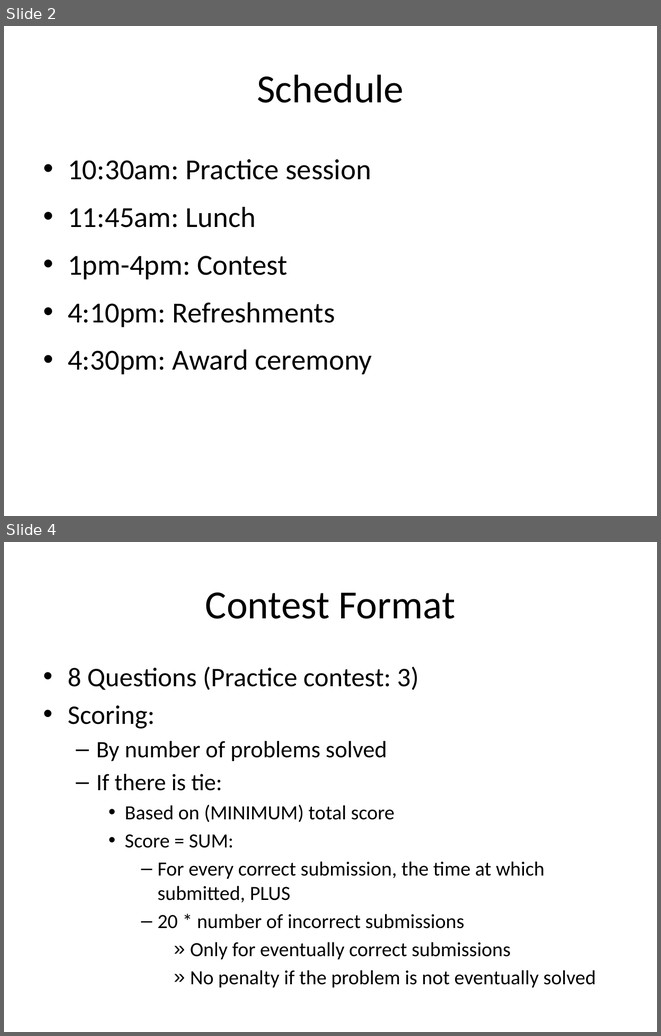
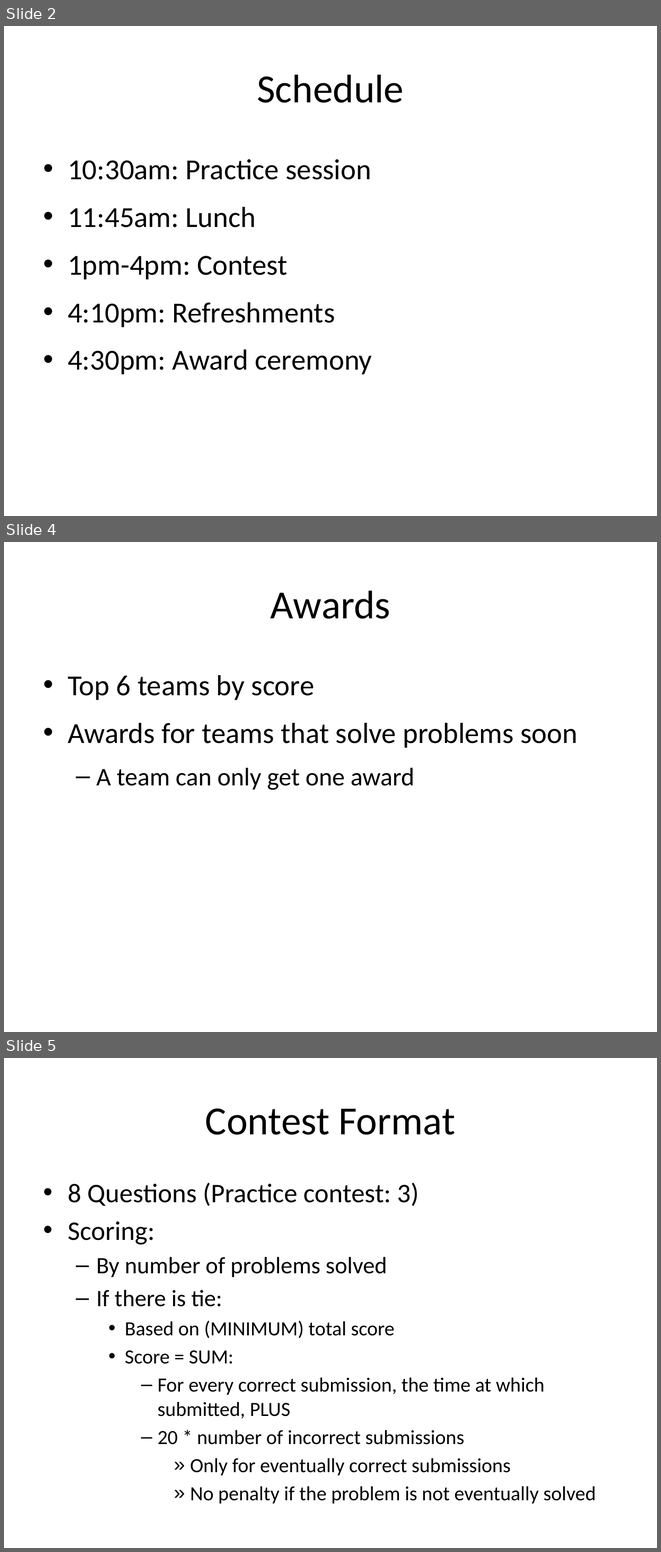
Before and after one commit to JohnDickerson/umd_hspc2019, a slide deck: docs/2019-introduction.pptx. Shown one above the other, each under a label of ours: slides 2 and 4 before the commit, slides 2, 4 and 5 after it; the slides between them are not shown. The pictures are 661x1036 and 661x1552 pixels, drawn with LibreOffice and Linux fonts; fonts in the diff are those of the drawing. Boxes give left, top, right and bottom in pixels: in the first picture for what was removed or moved away, otherwise in the second. Text is boxed around its words. In the diff, an @@ line names an element or a change of style, - is before the commit and + after.

```diff
--- a/docs/2019-introduction.pptx
+++ b/docs/2019-introduction.pptx
@@ slide 4 added at [4, 542, 657, 1032], background #FFFFFF @@
@@ title added at [270, 590, 390, 619], 44 pt, text #000000 @@
+Awards
@@ text added at [68, 675, 577, 790], 32 pt, text #000000 @@
+• Top 6 teams by score
+• Awards for teams that solve problems soon
+  – A team can only get one award
@@ what was slide 4 is now slide 5 @@
```
Also in this commit, not shown: 2 slides changed, 3 other files.
